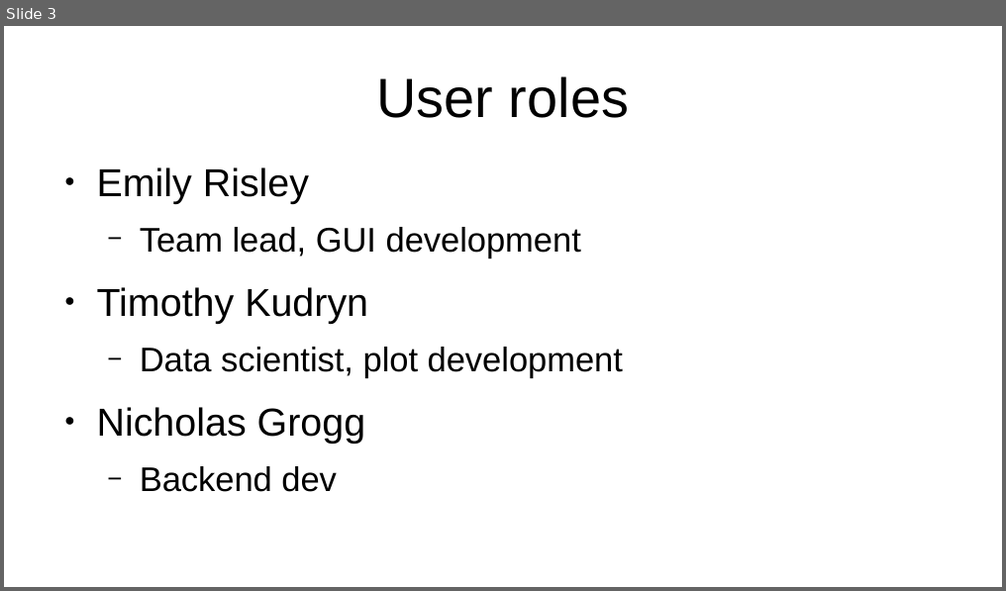
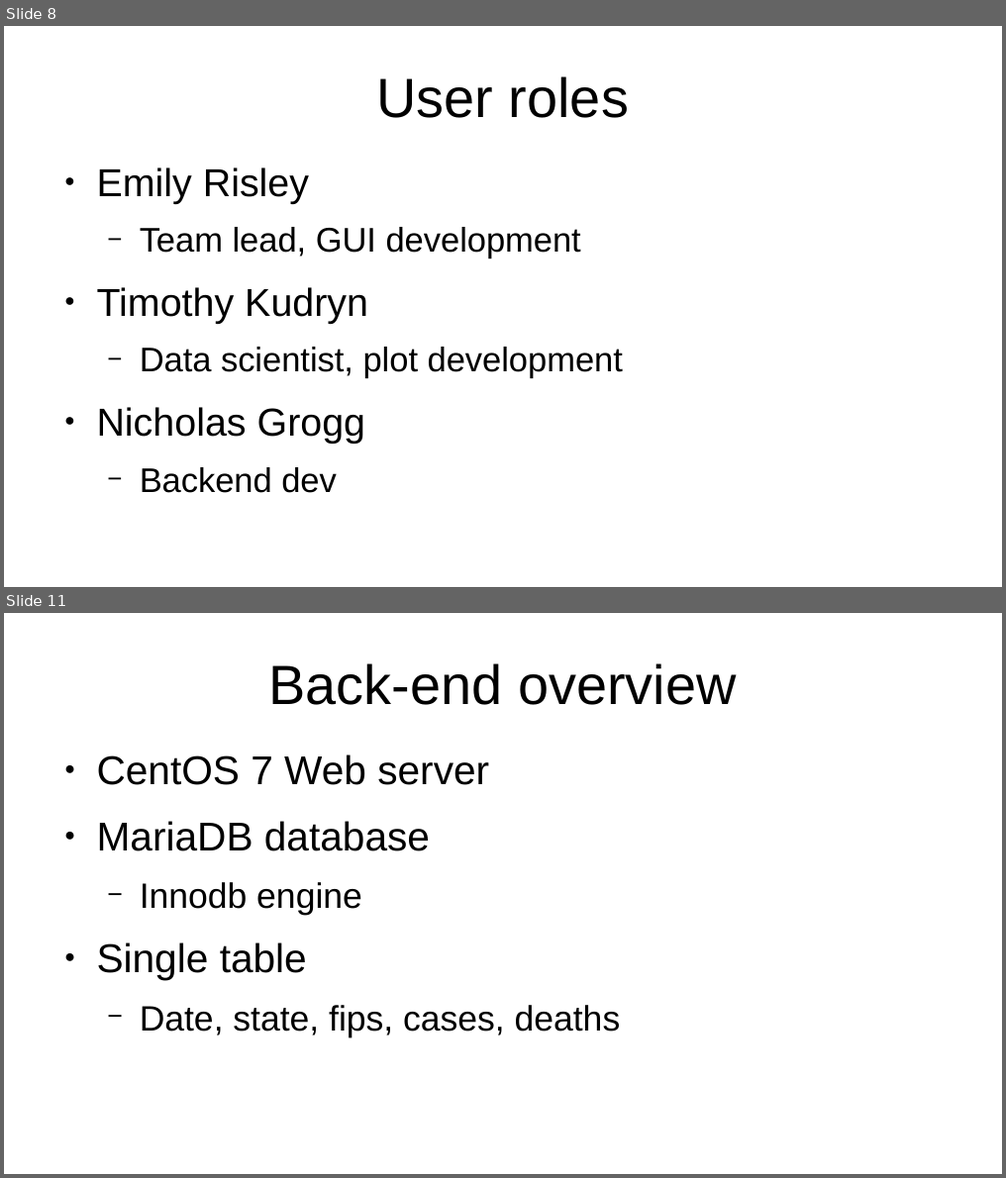
Before and after one commit to tkudryn/cs450-final, a slide deck: final/presentation.pptx. Shown one above the other, each under a label of ours: slide 3 before the commit, slides 8 and 11 after it; the slides between them are not shown. The pictures are 1006x591 and 1006x1178 pixels, drawn with LibreOffice and Linux fonts; fonts in the diff are those of the drawing. Boxes give left, top, right and bottom in pixels: in the first picture for what was removed or moved away, otherwise in the second. Text is boxed around its words. In the diff, an @@ line names an element or a change of style, - is before the commit and + after.

```diff
--- a/final/presentation.pptx
+++ b/final/presentation.pptx
@@ slide 11 added at bbox=[4, 613, 1002, 1174], background #FFFFFF @@
@@ text added at bbox=[269, 663, 736, 705], 44 pt, text #000000 @@
+Back-end overview
@@ text added at bbox=[97, 755, 621, 1038], 32 pt, text #000000 @@
+● CentOS 7 Web server
+● MariaDB database
+  − Innodb engine
+● Single table
+  − Date, state, fips, cases, deaths
@@ what was slide 3 is now slide 8 @@
```
Also in this commit, not shown: 10 other slides added.
